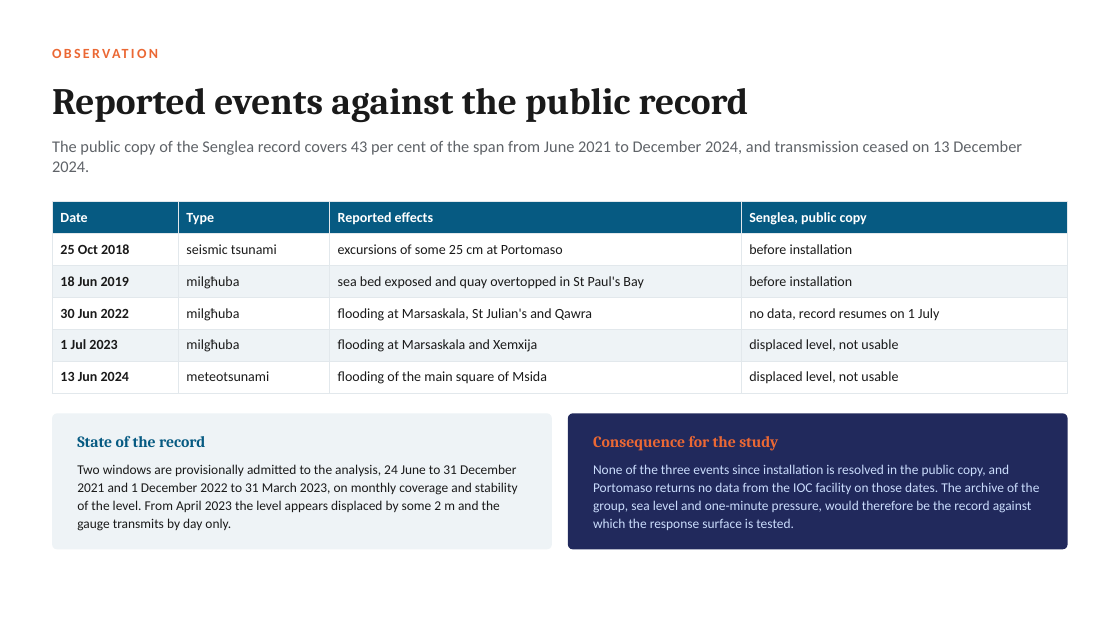
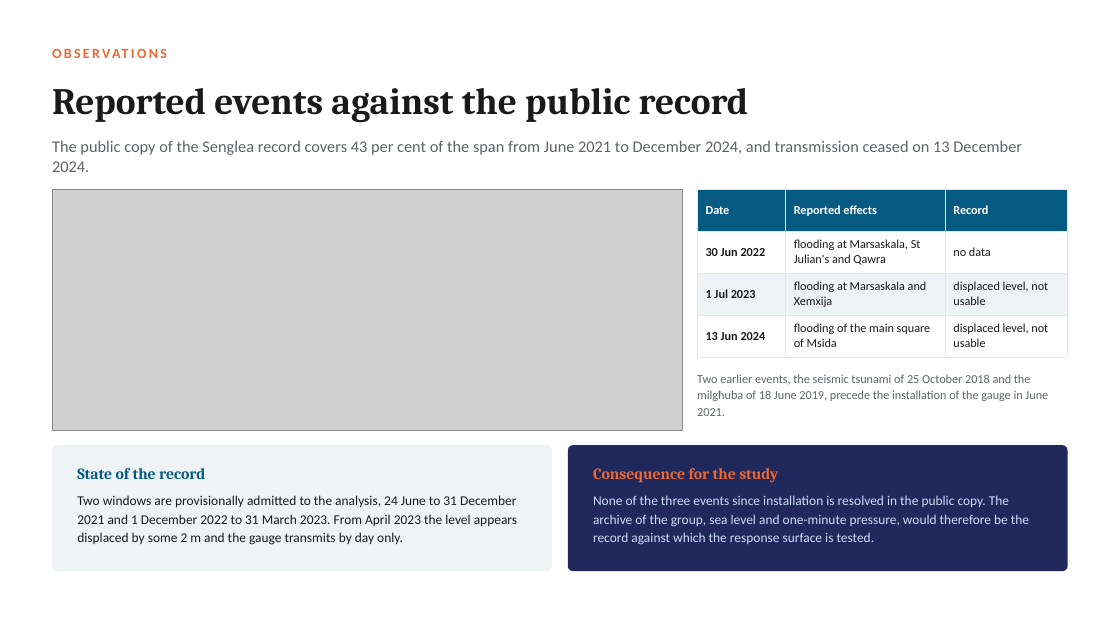
Before and after one commit to cicero-martins/MaltaDT, a slide deck: slide 7 of docs/valletta_model_concept_2026-10-08.pptx. Drawn at 1120x630 pixels with LibreOffice and Linux fonts; fonts in the diff are those of the drawing; grey boxes stand for pictures. Boxes give left, top, right and bottom in pixels: in the first picture for what was removed or moved away, otherwise in the second. Text is boxed around its words. In the diff, an @@ line names an element or a change of style, - is before the commit and + after.

Commit message:
docs(deck): show the gaps of the Senglea record on the events slide
The events slide carried a table alone. It now carries the coverage
figure beside a table reduced to the three events since installation,
the two earlier events being stated in a line. The edits made in
PowerPoint to the closing slide, on the User Days rows, are taken into
the generators so that a rebuild keeps them.

```diff
--- a/docs/valletta_model_concept_2026-10-08.pptx
+++ b/docs/valletta_model_concept_2026-10-08.pptx
@@ text at [52,40,808,66]: text changed @@
-OBSERVATION
+OBSERVATIONS
@@ picture added at [52,189,682,431] @@
@@ table at [697,189,1068,351] @@
-Date | Type | Reported effects | Senglea, public copy
-25 Oct 2018 | seismic tsunami | excursions of some 25 cm at Portomaso | before installation
-18 Jun 2019 | milgħuba | sea bed exposed and quay overtopped in St Paul's Bay | before installation
-30 Jun 2022 | milgħuba | flooding at Marsaskala, St Julian's and Qawra | no data, record resumes on 1 July
-1 Jul 2023 | milgħuba | flooding at Marsaskala and Xemxija | displaced level, not usable
-13 Jun 2024 | meteotsunami | flooding of the main square of Msida | displaced level, not usable
+Date | Reported effects | Record
+30 Jun 2022 | flooding at Marsaskala, St Julian's and Qawra | no data
+1 Jul 2023 | flooding at Marsaskala and Xemxija | displaced level, not usable
+13 Jun 2024 | flooding of the main square of Msida | displaced level, not usable
@@ table: place and size @@
-table at [52,202,1068,388]
+table at [697,189,1068,351]
@@ text added at [697,374,1048,416], 10.5 pt, text #5F6368 @@
+Two earlier events, the seismic tsunami of 25 October 2018 and the milgħuba of 18 June 2019, precede the installation of the gauge in June 2021.
@@ rounded rectangle: place and size @@
-rounded rectangle at [52,413,552,549]
+rounded rectangle at [52,445,552,571]
@@ rounded rectangle at [52,445,552,571]: proportions changed @@
@@ rounded rectangle at [568,445,1068,571]: proportions changed @@
@@ rounded rectangle: place and size @@
-rounded rectangle at [568,413,1068,549]
+rounded rectangle at [568,445,1068,571]
@@ text "State of the record": place and size @@
-text "State of the record" at [77,436,205,447]
+text "State of the record" at [77,468,205,479]
@@ text "Consequence for the study": place and size @@
-text "Consequence for the study" at [593,436,778,451]
+text "Consequence for the study" at [593,468,778,483]
@@ text at [77,495,517,545]: text changed @@
-Two windows are provisionally admitted to the analysis, 24 June to 31 December 2021 and 1 December 2022 to 31 March 2023, on monthly coverage and stability of the level. From April 2023 the level appears displaced by some 2 m and the gauge transmits by day only.
+Two windows are provisionally admitted to the analysis, 24 June to 31 December 2021 and 1 December 2022 to 31 March 2023. From April 2023 the level appears displaced by some 2 m and the gauge transmits by day only.
@@ text at [593,495,1029,545]: text changed @@
-None of the three events since installation is resolved in the public copy, and Portomaso returns no data from the IOC facility on those dates. The archive of the group, sea level and one-minute pressure, would therefore be the record against which the response surface is tested.
+None of the three events since installation is resolved in the public copy. The archive of the group, sea level and one-minute pressure, would therefore be the record against which the response surface is tested.
```
Also in this commit, not shown: 1 other slide changed, 3 other files.
